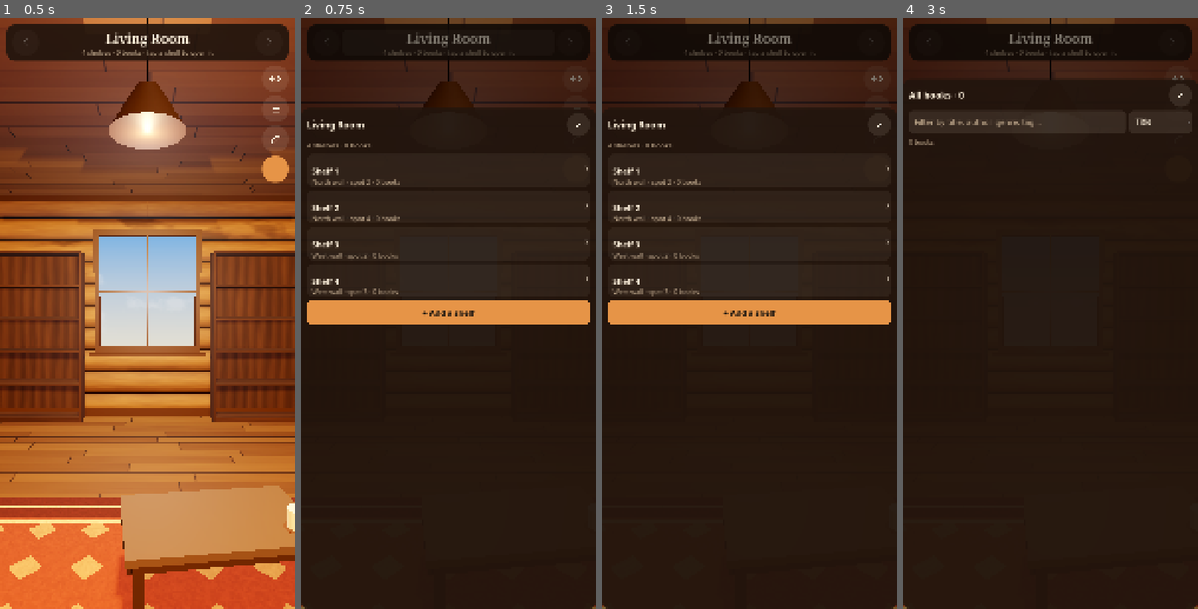
Above: before the commit, frames 1-4 (left to right).
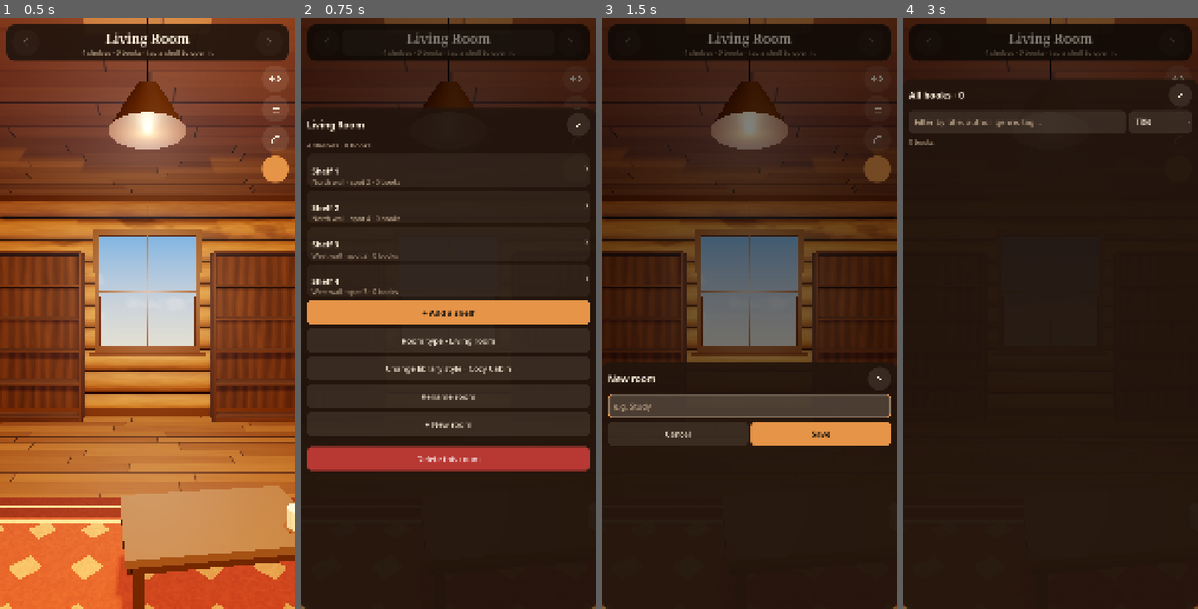
Above: after the commit, the same moments.

Repository: TheGoobsy/shelfcontrol
Game: Godot game, scene res://scenes/main.tscn
Same seed, same stepped clock (60 frames per second), same inputs: the game is played once before the commit and once after it.
Inputs (mouse positions are in pixels of both pictures, inside the frame that each line leads up to):
- Up to frame 1 (0.5 s): no input
- Up to frame 2 (0.75 s): click (448, 41) at 0.52 s
- Up to frame 3 (1.5 s): click (749, 425) at 1.25 s, where only the run after the commit has a clickable "+ New room"
- Up to frame 4 (3 s): click (1177, 77) at 2.02 s; click (1177, 106) at 2.77 s

Frame 1 is identical in both runs. In frame 2, 5.0% of the frame differs, in the area x 2-98%, y 54-77%; in frame 3, 31%, in the area x 0-100%, y 15-73%; in frame 4, nothing differs.
Error before the commit: Invalid call. Nonexistent function 'room_type' in base 'Node (styles.gd)'. (res://scripts/ui/dialogs.gd:548)

Commit message:
Timber Lodge style with Poly Haven textures, and per-room furniture types
- Materials.pbr: world-triplanar StandardMaterial3D from diffuse/normal/
  roughness sets; wood shader can sample a photo along the unwrapped board.
- New style timber_lodge (CC0 textures, credited in README).
- Room types living / office / bedroom / fantasy with new procedural props:
  desk with banker's lamp, office chair, bed, nightstand, candelabra,
  lectern with tome, crystal ball, candle chandelier. Picker in room menu.

Co-Authored-By: Claude Fable 5.1 <noreply@anthropic.com>

Diff:
--- a/scripts/decor.gd
+++ b/scripts/decor.gd
@@ -507,3 +507,242 @@
 	root.add_child(contents)
 	_pick_body(root, Vector3(W + 0.1, 0.45, D + 0.1), Vector3(0, 0.22, 0), "archive")
 	return root
+
+# ---------------------------------------------------------------- office
+
+static func desk(style: Dictionary) -> Node3D:
+	var root := Node3D.new()
+	var trim: Color = style.get("trim", Color(0.3, 0.18, 0.1))
+	var wood := Materials.std(trim.lightened(0.15), 0.7)
+	var dark := Materials.std(trim.darkened(0.15), 0.7)
+	var brass := Materials.std(Color(0.75, 0.6, 0.3), 0.35, 0.8)
+	const TOP := 0.76
+	box(root, Vector3(1.5, 0.04, 0.72), Vector3(0, TOP - 0.02, 0), wood)
+	# two drawer pedestals
+	for sx in [-0.55, 0.55]:
+		box(root, Vector3(0.38, TOP - 0.06, 0.66), Vector3(sx, (TOP - 0.06) / 2.0 + 0.02, 0), dark)
+		for i in 3:
+			var y := 0.14 + i * 0.22
+			box(root, Vector3(0.34, 0.17, 0.01), Vector3(sx, y + 0.085, 0.335), wood)
+			cyl(root, 0.012, 0.012, 0.03, Vector3(sx, y + 0.085, 0.35), brass, Vector3(PI / 2.0, 0, 0))
+	# modesty panel at the back
+	box(root, Vector3(0.75, 0.42, 0.02), Vector3(0, TOP - 0.25, -0.32), dark)
+	# papers, pen cup, mug
+	var paper := Materials.std(Color(0.95, 0.94, 0.90), 0.95)
+	box(root, Vector3(0.21, 0.004, 0.30), Vector3(-0.05, TOP + 0.002, 0.08), paper, Vector3(0, -0.15, 0))
+	box(root, Vector3(0.21, 0.004, 0.30), Vector3(-0.02, TOP + 0.006, 0.06), paper, Vector3(0, 0.08, 0))
+	var cup := Materials.std(Color(0.18, 0.18, 0.2), 0.5)
+	cyl(root, 0.035, 0.03, 0.1, Vector3(0.42, TOP + 0.05, -0.15), cup)
+	for i in 3:
+		cyl(root, 0.004, 0.004, 0.16, Vector3(0.42 + (i - 1) * 0.012, TOP + 0.12, -0.15 + (i % 2) * 0.012), Materials.std([Color(0.1, 0.2, 0.6), Color(0.7, 0.1, 0.1), Color(0.1, 0.1, 0.1)][i], 0.4), Vector3((i - 1) * 0.12, 0, 0.1))
+	var mug := Materials.std(Color(0.90, 0.86, 0.78), 0.55)
+	cyl(root, 0.04, 0.036, 0.09, Vector3(0.22, TOP + 0.045, 0.2), mug)
+	# banker's lamp: brass stem, green shade, warm light
+	var green := Materials.std(Color(0.10, 0.35, 0.22), 0.4)
+	cyl(root, 0.06, 0.07, 0.02, Vector3(-0.55, TOP + 0.01, -0.18), brass)
+	cyl(root, 0.008, 0.008, 0.3, Vector3(-0.55, TOP + 0.17, -0.18), brass)
+	box(root, Vector3(0.3, 0.09, 0.13), Vector3(-0.55, TOP + 0.34, -0.14), green, Vector3(-0.35, 0, 0))
+	var bulb := Materials.std(Color(1, 0.95, 0.85), 0.5, 0.0, Color(1.0, 0.9, 0.7), 2.5)
+	sphere(root, 0.018, Vector3(-0.55, TOP + 0.3, -0.1), bulb)
+	var light := OmniLight3D.new()
+	light.light_color = style.get("lamp", Color(1, 0.85, 0.65))
+	light.light_energy = float(style.get("lamp_energy", 2.0)) * 0.55
+	light.omni_range = 2.6
+	light.omni_attenuation = 1.4
+	light.shadow_enabled = false
+	light.position = Vector3(-0.55, TOP + 0.27, -0.05)
+	root.add_child(light)
+	return root
+
+static func office_chair(style: Dictionary) -> Node3D:
+	var root := Node3D.new()
+	var fabric := Materials.std(style.get("fabric", Color(0.3, 0.25, 0.22)).darkened(0.2), 0.9)
+	var metal := Materials.std(Color(0.2, 0.2, 0.21), 0.4, 0.7)
+	# five-star base with wheels
+	for i in 5:
+		var a := float(i) / 5.0 * TAU
+		var arm := box(root, Vector3(0.3, 0.025, 0.04), Vector3(cos(a) * 0.15, 0.06, sin(a) * 0.15), metal, Vector3(0, -a, 0))
+		arm.rotation = Vector3(0, -a, 0)
+		sphere(root, 0.028, Vector3(cos(a) * 0.29, 0.028, sin(a) * 0.29), metal)
+	cyl(root, 0.03, 0.03, 0.36, Vector3(0, 0.25, 0), metal)
+	box(root, Vector3(0.48, 0.09, 0.48), Vector3(0, 0.47, 0.02), fabric)
+	box(root, Vector3(0.46, 0.55, 0.08), Vector3(0, 0.80, -0.22), fabric, Vector3(0.1, 0, 0))
+	for sx in [-0.26, 0.26]:
+		box(root, Vector3(0.05, 0.03, 0.3), Vector3(sx, 0.70, 0.0), metal)
+		box(root, Vector3(0.05, 0.16, 0.05), Vector3(sx, 0.61, 0.1), metal)
+	return root
+
+# ---------------------------------------------------------------- bedroom
+
+static func bed(style: Dictionary) -> Node3D:
+	var root := Node3D.new()
+	var trim: Color = style.get("trim", Color(0.3, 0.18, 0.1))
+	var wood := Materials.std(trim.lightened(0.1), 0.7)
+	var fabric_col: Color = style.get("fabric", Color(0.4, 0.25, 0.18))
+	var duvet := Materials.std(fabric_col.lightened(0.25), 0.95)
+	var sheet := Materials.std(Color(0.93, 0.91, 0.86), 0.95)
+	var pillow := Materials.std(Color(0.96, 0.95, 0.92), 0.95)
+	# footprint 1.5 x 2.0, headboard at +z
+	box(root, Vector3(1.5, 0.22, 2.0), Vector3(0, 0.22, 0), wood)
+	for sx in [-0.7, 0.7]:
+		for sz in [-0.95, 0.95]:
+			box(root, Vector3(0.08, 0.12, 0.08), Vector3(sx, 0.06, sz), wood)
+	box(root, Vector3(1.42, 0.2, 1.92), Vector3(0, 0.43, 0), sheet)
+	box(root, Vector3(1.48, 0.14, 1.35), Vector3(0, 0.56, -0.3), duvet)
+	box(root, Vector3(1.48, 0.06, 0.3), Vector3(0, 0.52, 0.42), duvet, Vector3(0.6, 0, 0))
+	for sx in [-0.36, 0.36]:
+		var pl := sphere(root, 0.24, Vector3(sx, 0.60, 0.72), pillow, Vector3(1.3, 0.35, 0.8))
+		pl.rotation = Vector3(-0.3, 0, 0)
+	box(root, Vector3(1.5, 0.9, 0.06), Vector3(0, 0.7, 1.0), wood)
+	return root
+
+static func nightstand(style: Dictionary) -> Node3D:
+	var root := Node3D.new()
+	var trim: Color = style.get("trim", Color(0.3, 0.18, 0.1))
+	var wood := Materials.std(trim.lightened(0.1), 0.7)
+	var brass := Materials.std(Color(0.75, 0.6, 0.3), 0.35, 0.8)
+	box(root, Vector3(0.42, 0.55, 0.4), Vector3(0, 0.3, 0), wood)
+	box(root, Vector3(0.36, 0.14, 0.01), Vector3(0, 0.42, 0.205), Materials.std(trim.lightened(0.2), 0.7))
+	cyl(root, 0.012, 0.012, 0.03, Vector3(0, 0.42, 0.22), brass, Vector3(PI / 2.0, 0, 0))
+	# small lamp
+	cyl(root, 0.07, 0.08, 0.02, Vector3(0, 0.585, 0), brass)
+	cyl(root, 0.01, 0.01, 0.22, Vector3(0, 0.7, 0), brass)
+	var shade := Materials.double_sided(style.get("fabric", Color(0.8, 0.75, 0.65)).lightened(0.35), 0.9)
+	cyl(root, 0.09, 0.13, 0.16, Vector3(0, 0.86, 0), shade)
+	var bulb := Materials.std(Color(1, 0.95, 0.85), 0.5, 0.0, Color(1.0, 0.9, 0.7), 2.5)
+	sphere(root, 0.025, Vector3(0, 0.82, 0), bulb)
+	var light := OmniLight3D.new()
+	light.light_color = style.get("lamp", Color(1, 0.8, 0.6))
+	light.light_energy = float(style.get("lamp_energy", 2.0)) * 0.6
+	light.omni_range = 3.5
+	light.omni_attenuation = 1.3
+	light.shadow_enabled = false
+	light.position = Vector3(0, 0.82, 0)
+	root.add_child(light)
+	# a book left on top
+	box(root, Vector3(0.13, 0.025, 0.19), Vector3(0.1, 0.5875, 0.08), Materials.std(Color(0.35, 0.15, 0.2), 0.7), Vector3(0, 0.3, 0))
+	return root
+
+# ---------------------------------------------------------------- fantasy library
+
+static func _candle(parent: Node3D, pos: Vector3, h: float, r := 0.018) -> void:
+	var wax := Materials.std(Color(0.94, 0.90, 0.78), 0.8)
+	cyl(parent, r, r, h, pos + Vector3(0, h / 2.0, 0), wax)
+	var flame := Materials.std(Color(1.0, 0.85, 0.5), 0.5, 0.0, Color(1.0, 0.7, 0.3), 5.0)
+	sphere(parent, 0.012, pos + Vector3(0, h + 0.02, 0), flame, Vector3(0.7, 1.4, 0.7))
+
+static func candelabra(style: Dictionary) -> Node3D:
+	var root := Node3D.new()
+	var iron := Materials.std(Color(0.12, 0.11, 0.10), 0.5, 0.6)
+	cyl(root, 0.14, 0.17, 0.03, Vector3(0, 0.015, 0), iron)
+	cyl(root, 0.018, 0.022, 1.15, Vector3(0, 0.6, 0), iron)
+	sphere(root, 0.04, Vector3(0, 0.55, 0), iron)
+	var top := 1.18
+	_candle(root, Vector3(0, top + 0.02, 0), 0.16, 0.02)
+	for i in 4:
+		var a := float(i) / 4.0 * TAU
+		var arm_end := Vector3(cos(a) * 0.17, top, sin(a) * 0.17)
+		var arm := box(root, Vector3(0.17, 0.014, 0.014), arm_end * 0.5 + Vector3(0, top * 0.5 - 0.02, 0) * 0.0, iron)
+		arm.position = Vector3(cos(a) * 0.085, top - 0.02, sin(a) * 0.085)
+		arm.rotation = Vector3(0, -a, 0)
+		cyl(root, 0.03, 0.02, 0.02, arm_end + Vector3(0, -0.01, 0), iron)
+		_candle(root, arm_end, 0.12)
+	var light := FlickerLight.new()
+	light.light_color = Color(1.0, 0.72, 0.4)
+	light.light_energy = float(style.get("lamp_energy", 2.0)) * 0.7
+	light.amount = 0.18
+	light.speed = 5.0
+	light.omni_range = 4.5
+	light.omni_attenuation = 1.4
+	light.shadow_enabled = false
+	light.position = Vector3(0, top + 0.3, 0)
+	root.add_child(light)
+	return root
+
+static func lectern(style: Dictionary) -> Node3D:
+	var root := Node3D.new()
+	var trim: Color = style.get("trim", Color(0.3, 0.18, 0.1))
+	var wood := Materials.std(trim.darkened(0.1), 0.7)
+	cyl(root, 0.2, 0.26, 0.04, Vector3(0, 0.02, 0), wood)
+	cyl(root, 0.045, 0.06, 1.0, Vector3(0, 0.54, 0), wood)
+	var top := Node3D.new()
+	top.position = Vector3(0, 1.1, 0)
+	top.rotation = Vector3(-0.45, 0, 0)
+	root.add_child(top)
+	box(top, Vector3(0.6, 0.03, 0.45), Vector3.ZERO, wood)
+	box(top, Vector3(0.6, 0.05, 0.03), Vector3(0, 0.025, 0.225), wood)
+	# open tome: two leather covers, page blocks, a ribbon
+	var leather := Materials.std(Color(0.35, 0.12, 0.10), 0.6)
+	var pages := Materials.std(Color(0.93, 0.88, 0.76), 0.95)
+	for sx in [-1.0, 1.0]:
+		box(top, Vector3(0.22, 0.01, 0.32), Vector3(sx * 0.115, 0.02, 0.0), leather, Vector3(0, 0, sx * 0.05))
+		box(top, Vector3(0.20, 0.035, 0.30), Vector3(sx * 0.11, 0.045, 0.0), pages, Vector3(0, 0, sx * 0.05))
+	box(top, Vector3(0.02, 0.005, 0.36), Vector3(0.06, 0.065, 0.02), Materials.std(Color(0.7, 0.1, 0.15), 0.6))
+	return root
+
+static func crystal_ball(style: Dictionary) -> Node3D:
+	var root := Node3D.new()
+	var trim: Color = style.get("trim", Color(0.3, 0.18, 0.1))
+	var wood := Materials.std(trim, 0.7)
+	var brass := Materials.std(Color(0.75, 0.6, 0.3), 0.35, 0.8)
+	cyl(root, 0.22, 0.22, 0.03, Vector3(0, 0.815, 0), wood)
+	cyl(root, 0.03, 0.05, 0.78, Vector3(0, 0.41, 0), wood)
+	cyl(root, 0.2, 0.24, 0.03, Vector3(0, 0.015, 0), wood)
+	# claw base and the glass
+	cyl(root, 0.07, 0.1, 0.05, Vector3(0, 0.855, 0), brass)
+	var glass := StandardMaterial3D.new()
+	glass.transparency = BaseMaterial3D.TRANSPARENCY_ALPHA
+	glass.albedo_color = Color(0.55, 0.75, 1.0, 0.45)
+	glass.roughness = 0.05
+	glass.emission_enabled = true
+	glass.emission = Color(0.35, 0.55, 1.0)
+	glass.emission_energy_multiplier = 1.6
+	sphere(root, 0.13, Vector3(0, 1.0, 0), glass)
+	var core := Materials.std(Color(0.6, 0.8, 1.0), 0.3, 0.0, Color(0.5, 0.7, 1.0), 4.0)
+	sphere(root, 0.04, Vector3(0, 1.0, 0), core)
+	var light := FlickerLight.new()
+	light.light_color = Color(0.45, 0.65, 1.0)
+	light.light_energy = 1.4
+	light.amount = 0.3
+	light.speed = 2.5
+	light.omni_range = 3.5
+	light.omni_attenuation = 1.3
+	light.shadow_enabled = false
+	light.position = Vector3(0, 1.0, 0)
+	root.add_child(light)
+	return root
+
+static func chandelier(style: Dictionary) -> Node3D:
+	var root := Node3D.new()
+	var iron := Materials.std(Color(0.12, 0.11, 0.10), 0.5, 0.6)
+	cyl(root, 0.006, 0.006, 0.7, Vector3(0, -0.35, 0), iron)
+	var ring := TorusMesh.new()
+	ring.inner_radius = 0.42
+	ring.outer_radius = 0.46
+	ring.rings = 32
+	_mesh(root, ring, Vector3(0, -0.72, 0), iron)
+	for i in 8:
+		var a := float(i) / 8.0 * TAU
+		var pos := Vector3(cos(a) * 0.44, -0.71, sin(a) * 0.44)
+		cyl(root, 0.03, 0.02, 0.02, pos, iron)
+		_candle(root, pos + Vector3(0, 0.01, 0), 0.11)
+	for i in 3:
+		var a := float(i) / 3.0 * TAU + 0.3
+		var chain := cyl(root, 0.004, 0.004, 0.5, Vector3(cos(a) * 0.22, -0.5, sin(a) * 0.22), iron)
+		chain.rotation = Vector3(sin(a) * 0.72, 0, -cos(a) * 0.72)
+	var light := FlickerLight.new()
+	light.light_color = Color(1.0, 0.74, 0.42)
+	light.light_energy = float(style.get("lamp_energy", 2.0)) * 0.9
+	light.amount = 0.15
+	light.speed = 4.5
+	light.omni_range = 9.0
+	light.omni_attenuation = 1.1
+	light.shadow_enabled = true
+	light.omni_shadow_mode = OmniLight3D.SHADOW_CUBE
+	light.shadow_bias = 0.06
+	light.shadow_normal_bias = 2.5
+	light.shadow_blur = 2.4
+	light.shadow_opacity = 0.9
+	light.position = Vector3(0, -0.62, 0)
+	root.add_child(light)
+	return root
--- a/scripts/demo_data.gd
+++ b/scripts/demo_data.gd
@@ -74,7 +74,7 @@
 	Library.add_shelf(living, 3, 1, false, "Non-fiction")
 	Library.add_shelf(living, 3, 2, false, "Favourites")
 	Library.add_shelf(living, 1, 0, false, "To read")
-	var study := Library.add_room("Study", false)
+	var study := Library.add_room("Study", false, "office")
 	Library.add_shelf(study, 0, 2, false, "Reference")
 	Library.add_shelf(study, 2, 0, false, "Classics")
 	var rng := RandomNumberGenerator.new()
--- a/scripts/library.gd
+++ b/scripts/library.gd
@@ -64,6 +64,8 @@
 	for room in data["rooms"]:
 		if not room.has("shelves"):
 			room["shelves"] = []
+		if not room.has("type"):
+			room["type"] = "living"
 		for shelf in room["shelves"]:
 			if not shelf.has("rows"):
 				shelf["rows"] = []
@@ -147,13 +149,21 @@
 			return i
 	return -1
 
-func add_room(room_name: String, emit := true) -> String:
-	var r := {"id": _new_id("r"), "name": room_name, "shelves": []}
+func add_room(room_name: String, emit := true, room_type := "living") -> String:
+	var r := {"id": _new_id("r"), "name": room_name, "shelves": [], "type": room_type}
 	data["rooms"].append(r)
 	if emit:
 		structure_changed.emit()
 		save()
 	return r["id"]
+
+func set_room_type(rid: String, room_type: String) -> void:
+	var r := get_room(rid)
+	if r.is_empty():
+		return
+	r["type"] = room_type
+	structure_changed.emit()
+	save()
 
 func rename_room(rid: String, room_name: String) -> void:
 	var r := get_room(rid)
--- a/scripts/main.gd
+++ b/scripts/main.gd
@@ -644,6 +644,22 @@
 			rig.snap(Vector3(0.9, 1.3, -0.6), CameraRig.look_basis(Vector3(0.9, 1.3, -0.6), Vector3(0, 0.9, 3.0)), 55.0)
 		"cat":
 			rig.snap(Vector3(0.6, 1.0, -0.4), CameraRig.look_basis(Vector3(0.6, 1.0, -0.4), Vector3(-0.75, 0.1, 0.85)), 40.0)
+		"office", "bedroom", "fantasy":
+			Library.get_rooms()[0]["type"] = shot_mode
+			_on_structure_changed()
+			yaw = 2.6 if shot_mode != "fantasy" else -2.5
+			pitch = -0.1
+			rig.snap(_room_eye(), _room_basis(), ROOM_FOV)
+		"office2":
+			Library.get_rooms()[0]["type"] = "office"
+			_on_structure_changed()
+			var eye := Vector3(0.2, 1.4, -0.2)
+			rig.snap(eye, CameraRig.look_basis(eye, Vector3(1.7, 0.8, 1.4)), 50.0)
+		"fantasy2":
+			Library.get_rooms()[0]["type"] = "fantasy"
+			_on_structure_changed()
+			var eye := Vector3(-0.3, 1.3, 1.2)
+			rig.snap(eye, CameraRig.look_basis(eye, Vector3(0.6, 0.9, -1.2)), 55.0)
 		"table":
 			var eye := Vector3(1.1, 1.25, 1.35)
 			rig.snap(eye, CameraRig.look_basis(eye, Room3D.TABLE_POS + Vector3(0, 0.45, 0)), 42.0)
--- a/scripts/materials.gd
+++ b/scripts/materials.gd
@@ -10,10 +10,16 @@
 	return _shaders[shader_name]
 
 ## spec = {"shader": "planks", "color_a": Color(...), "roughness": 0.6, ...}
+## or   {"pbr": "res://textures/lodge/wood_floor_worn", "tile": 2.0, "normal_scale": 0.7, "tint": Color(...)}
+## String values ending in .jpg/.png are loaded as textures (e.g. "albedo_tex" for the wood shader).
 static func from_spec(spec: Dictionary) -> Material:
 	var key := "spec:" + var_to_str(spec)
 	if _cache.has(key):
 		return _cache[key]
+	if spec.has("pbr"):
+		var pm := pbr(str(spec["pbr"]), float(spec.get("tile", 2.0)), float(spec.get("normal_scale", 0.8)), spec.get("tint", Color.WHITE), float(spec.get("roughness", 1.0)))
+		_cache[key] = pm
+		return pm
 	var m := ShaderMaterial.new()
 	m.shader = shader(str(spec.get("shader", "plaster")))
 	for k in spec.keys():
@@ -22,8 +28,33 @@
 		var pname := str(k)
 		if pname == "roughness":
 			pname = "roughness_val"
-		m.set_shader_parameter(pname, spec[k])
+		var v = spec[k]
+		if typeof(v) == TYPE_STRING and (str(v).ends_with(".jpg") or str(v).ends_with(".png")):
+			v = load(str(v))
+		m.set_shader_parameter(pname, v)
 	_cache[key] = m
+	return m
+
+## Photo-based material from a "<base>_diff.jpg / _nor_gl.jpg / _rough.jpg" set (Poly Haven naming),
+## projected in world space (triplanar) so it tiles seamlessly across walls, floor and ceiling.
+## tile = metres per texture repeat.
+static func pbr(base: String, tile := 2.0, normal_scale := 0.8, tint := Color.WHITE, rough_mul := 1.0) -> StandardMaterial3D:
+	var m := StandardMaterial3D.new()
+	m.albedo_color = tint
+	m.albedo_texture = load(base + "_diff.jpg")
+	if ResourceLoader.exists(base + "_nor_gl.jpg"):
+		m.normal_enabled = true
+		m.normal_texture = load(base + "_nor_gl.jpg")
+		m.normal_scale = normal_scale
+	if ResourceLoader.exists(base + "_rough.jpg"):
+		m.roughness_texture = load(base + "_rough.jpg")
+		m.roughness_texture_channel = BaseMaterial3D.TEXTURE_CHANNEL_RED
+	m.roughness = rough_mul
+	m.uv1_triplanar = true
+	m.uv1_world_triplanar = true
+	m.uv1_triplanar_sharpness = 8.0
+	m.uv1_scale = Vector3.ONE / maxf(tile, 0.01)
+	m.texture_filter = BaseMaterial3D.TEXTURE_FILTER_LINEAR_WITH_MIPMAPS_ANISOTROPIC
 	return m
 
 static func std(color: Color, roughness := 0.8, metallic := 0.0, emission := Color(0, 0, 0, 0), emission_energy := 1.0) -> StandardMaterial3D:
--- a/scripts/room3d.gd
+++ b/scripts/room3d.gd
@@ -15,6 +15,7 @@
 const ARCHIVE_SHOW_MAX := 10
 
 const PLANT_CORNERS := [Vector3(-3.05, 0, -2.05), Vector3(3.05, 0, -2.05), Vector3(-3.05, 0, 2.1), Vector3(3.1, 0, 2.5)]
+const CANDLE_SPOTS := [Vector3(-2.3, 0, 1.9), Vector3(2.3, 0, 1.9), Vector3(0, 0, -2.2)]
 
 func build(r: Dictionary, st: Dictionary) -> void:
 	room = r
@@ -119,9 +120,10 @@
 	var rng := RandomNumberGenerator.new()
 	rng.seed = hash(str(room.get("id", "")) + str(style.get("name", "")))
 	var plant_i := 0
+	var candle_i := 0
 	var has_fireplace := false
 	var fire_pos := Vector3(0, 0, Styles.ROOM_D / 2.0)
-	for d in style.get("decor", []):
+	for d in Styles.room_decor(room, style):
 		match str(d):
 			"fireplace":
 				var cs: int = Styles.center_slot(2)
@@ -175,6 +177,42 @@
 				var g := Decor.globe(style)
 				add_child(g)
 				g.position = Vector3(-2.55, 0, 1.9)
+			"desk":
+				var dk := Decor.desk(style)
+				add_child(dk)
+				dk.position = Vector3(1.7, 0, 1.15)
+			"office_chair":
+				var oc := Decor.office_chair(style)
+				add_child(oc)
+				oc.position = Vector3(1.75, 0, 1.95)
+				oc.rotation.y = PI + 0.25
+			"bed":
+				var bd := Decor.bed(style)
+				add_child(bd)
+				bd.position = Vector3(-1.9, 0, 1.75)
+			"nightstand":
+				var ns := Decor.nightstand(style)
+				add_child(ns)
+				ns.position = Vector3(-0.95, 0, 2.5)
+			"candelabra":
+				if candle_i < CANDLE_SPOTS.size():
+					var cd := Decor.candelabra(style)
+					add_child(cd)
+					cd.position = CANDLE_SPOTS[candle_i]
+					candle_i += 1
+			"lectern":
+				var lc := Decor.lectern(style)
+				add_child(lc)
+				lc.position = Vector3(1.6, 0, -1.1)
+				lc.rotation.y = -0.5
+			"crystal_ball":
+				var cb := Decor.crystal_ball(style)
+				add_child(cb)
+				cb.position = Vector3(-1.7, 0, -1.2)
+			"chandelier":
+				var ch := Decor.chandelier(style)
+				add_child(ch)
+				ch.position = Vector3(0, Styles.ROOM_H, 0.3)
 
 ## Functional props present in every room: the reading table and the archive box.
 func _build_props() -> void:
@@ -184,8 +222,10 @@
 	table.rotation.y = 0.12
 	archive = Decor.archive_box(style)
 	add_child(archive)
-	archive.position = ARCHIVE_POS
-	var dir := Vector3(0, 0, 0.3) - ARCHIVE_POS
+	# the bed takes the south-west corner in a bedroom, so the box moves to the other side
+	var apos := ARCHIVE_POS if str(room.get("type", "living")) != "bedroom" else Vector3(2.4, 0, 2.5)
+	archive.position = apos
+	var dir := Vector3(0, 0, 0.3) - apos
 	archive.rotation.y = atan2(dir.x, dir.z)
 	refresh_props()
 
--- a/scripts/shelf3d.gd
+++ b/scripts/shelf3d.gd
@@ -56,13 +56,19 @@
 	for c in case_root.get_children():
 		c.queue_free()
 	var sh: Dictionary = style.get("shelf", {})
-	var mat := Materials.from_spec({
+	var spec := {
 		"shader": "wood",
 		"color_a": sh.get("color_a", Color(0.45, 0.28, 0.14)),
 		"color_b": sh.get("color_b", Color(0.30, 0.18, 0.09)),
 		"roughness": sh.get("roughness", 0.55),
 		"grain_scale": 1.0,
-	})
+	}
+	if sh.has("texture"):
+		spec["albedo_tex"] = str(sh["texture"])
+		spec["use_tex"] = 1.0
+		spec["tex_scale"] = float(sh.get("tex_scale", 1.0))
+		spec["tex_tint"] = sh.get("tint", Color.WHITE)
+	var mat := Materials.from_spec(spec)
 	_box(Vector3(SIDE_T, H, D), Vector3(-W / 2.0 + SIDE_T / 2.0, H / 2.0, 0), mat)
 	_box(Vector3(SIDE_T, H, D), Vector3(W / 2.0 - SIDE_T / 2.0, H / 2.0, 0), mat)
 	_box(Vector3(W, TOP_T, D), Vector3(0, H - TOP_T / 2.0, 0), mat)
--- a/scripts/styles.gd
+++ b/scripts/styles.gd
@@ -33,6 +33,26 @@
 		"pot": Color(0.62, 0.36, 0.25),
 		"ui_bg": Color(0.13, 0.08, 0.05, 0.92), "ui_fg": Color(0.97, 0.92, 0.84), "ui_accent": Color(0.90, 0.58, 0.28), "ui_muted": Color(0.75, 0.66, 0.55),
 	},
+	"timber_lodge": {
+		"name": "Timber Lodge",
+		"blurb": "Photo-real logs, worn pine floor and dark hardwood shelves (textures from Poly Haven).",
+		"wall": {"pbr": "res://textures/lodge/wood_trunk_wall", "tile": 1.6, "normal_scale": 0.9, "tint": Color(0.95, 0.88, 0.80)},
+		"floor": {"pbr": "res://textures/lodge/wood_floor_worn", "tile": 2.2, "normal_scale": 0.6, "tint": Color(0.92, 0.84, 0.74)},
+		"ceiling": {"pbr": "res://textures/lodge/brown_planks_09", "tile": 1.4, "normal_scale": 0.5, "tint": Color(0.70, 0.62, 0.55)},
+		"trim": Color(0.22, 0.13, 0.08),
+		"shelf": {"texture": "res://textures/lodge/dark_wood_diff.jpg", "tex_scale": 1.3, "tint": Color(0.82, 0.74, 0.68), "color_a": Color(0.30, 0.18, 0.10), "color_b": Color(0.17, 0.10, 0.06), "roughness": 0.8},
+		"background": Color(0.04, 0.03, 0.02),
+		"ambient": Color(1.0, 0.84, 0.66), "ambient_energy": 0.5,
+		"sun": Color(1.0, 0.90, 0.74), "sun_energy": 1.4,
+		"lamp": Color(1.0, 0.72, 0.42), "lamp_energy": 2.8,
+		"glow": true,
+		"decor": ["fireplace", "window", "rug", "cat", "plant", "plant", "armchair", "side_table", "floor_lamp", "pendant"],
+		"cat_color": Color(0.35, 0.30, 0.28),
+		"rug": {"field": Color(0.36, 0.16, 0.12), "border": Color(0.20, 0.09, 0.07), "accent": Color(0.78, 0.64, 0.42)},
+		"fabric": Color(0.30, 0.22, 0.18),
+		"pot": Color(0.45, 0.30, 0.22),
+		"ui_bg": Color(0.11, 0.07, 0.05, 0.92), "ui_fg": Color(0.96, 0.91, 0.83), "ui_accent": Color(0.86, 0.55, 0.26), "ui_muted": Color(0.72, 0.64, 0.54),
+	},
 	"modern_loft": {
 		"name": "Modern Loft",
 		"blurb": "Exposed brick, concrete floor and light oak.",
@@ -96,6 +116,30 @@
 	},
 }
 
+## Furniture sets, chosen per room. "living" uses the style's own decor list.
+const ROOM_TYPES := {
+	"living": {"name": "Living room", "blurb": "Armchair, side table, lamp and the style's own touches."},
+	"office": {"name": "Office", "blurb": "Writing desk with a lamp, swivel chair, globe and plants.",
+		"decor": ["window", "desk", "office_chair", "plant", "plant", "globe", "pendant", "cat"]},
+	"bedroom": {"name": "Bedroom", "blurb": "Bed with pillows, nightstand lamp, rug and a sleeping cat.",
+		"decor": ["window", "bed", "nightstand", "rug", "cat", "plant", "pendant"]},
+	"fantasy": {"name": "Fantasy library", "blurb": "Candelabras, a lectern with an open tome, a crystal ball and a candle chandelier.",
+		"decor": ["fireplace", "rug", "cat", "candelabra", "candelabra", "lectern", "crystal_ball", "chandelier", "globe", "plant"]},
+}
+
+func room_type_ids() -> Array:
+	return ROOM_TYPES.keys()
+
+func room_type(id: String) -> Dictionary:
+	return ROOM_TYPES.get(id, ROOM_TYPES["living"])
+
+## The decor list for a room: its type's furniture, or the style's list for a living room.
+func room_decor(room: Dictionary, style: Dictionary) -> Array:
+	var t := str(room.get("type", "living"))
+	if t == "living" or not ROOM_TYPES.has(t):
+		return style.get("decor", [])
+	return ROOM_TYPES[t]["decor"]
+
 func ids() -> Array:
 	return styles.keys()
 
--- a/shaders/wood.gdshader
+++ b/shaders/wood.gdshader
@@ -8,6 +8,12 @@
 uniform vec3 color_b : source_color = vec3(0.36, 0.21, 0.10);
 uniform float grain_scale = 1.0;
 uniform float roughness_val : hint_range(0.0, 1.0) = 0.85;
+// Optional photo of real wood, sampled along the board (u) and around it (v) so the grain follows
+// the long axis and continues over the edges. tex_scale = metres per texture repeat.
+uniform sampler2D albedo_tex : source_color, hint_default_white, filter_linear_mipmap_anisotropic, repeat_enable;
+uniform float use_tex = 0.0;
+uniform float tex_scale = 1.0;
+uniform vec3 tex_tint : source_color = vec3(1.0, 1.0, 1.0);
 instance uniform vec3 box_size = vec3(1.0, 1.0, 1.0);
 
 varying highp vec3 lpos;
@@ -45,6 +51,9 @@
 		highp float rr = length(c) * 60.0 + fbm3(c * 12.0 + seed) * 3.0;
 		float rings = sin(rr) * 0.5 + 0.5;
 		base = mix(color_a, color_b, rings * 0.5 + 0.35) * 0.92;
+		if (use_tex > 0.5) {
+			base = texture(albedo_tex, (c + seed) / tex_scale).rgb * tex_tint * 0.85;
+		}
 	} else {
 		// perimeter coordinate v, continuous across three of the four edges
 		highp float v;
@@ -62,6 +71,10 @@
 		float rings = sin(uv.y * 42.0 + g * 4.0 + uv.x * 0.6) * 0.5 + 0.5;
 		float streak = fbm3(vec2(uv.x * 4.0, uv.y * 20.0)) * 0.22;
 		base = mix(color_a, color_b, rings * 0.42 + g * 0.45 + streak);
+		if (use_tex > 0.5) {
+			// grain of the photo runs along its y axis; map board length u onto it
+			base = texture(albedo_tex, vec2(u, v + seed * 0.37) / tex_scale).rgb * tex_tint;
+		}
 	}
 	ALBEDO = base;
 	ROUGHNESS = roughness_val;
Binary file added: textures/lodge/brown_planks_09_diff.jpg
Not shown, added: textures/lodge/brown_planks_09_diff.jpg.import
Binary file added: textures/lodge/brown_planks_09_nor_gl.jpg
Not shown, added: textures/lodge/brown_planks_09_nor_gl.jpg.import
Binary file added: textures/lodge/brown_planks_09_rough.jpg
Not shown, added: textures/lodge/brown_planks_09_rough.jpg.import
Binary file added: textures/lodge/dark_wood_diff.jpg
Not shown, added: textures/lodge/dark_wood_diff.jpg.import
Not shown, added: textures/lodge/dark_wood_nor_gl.jpg.import
Not shown, added: textures/lodge/dark_wood_rough.jpg.import
Binary file added: textures/lodge/wood_floor_worn_diff.jpg
Not shown, added: textures/lodge/wood_floor_worn_diff.jpg.import
(and 9 more such lines)
